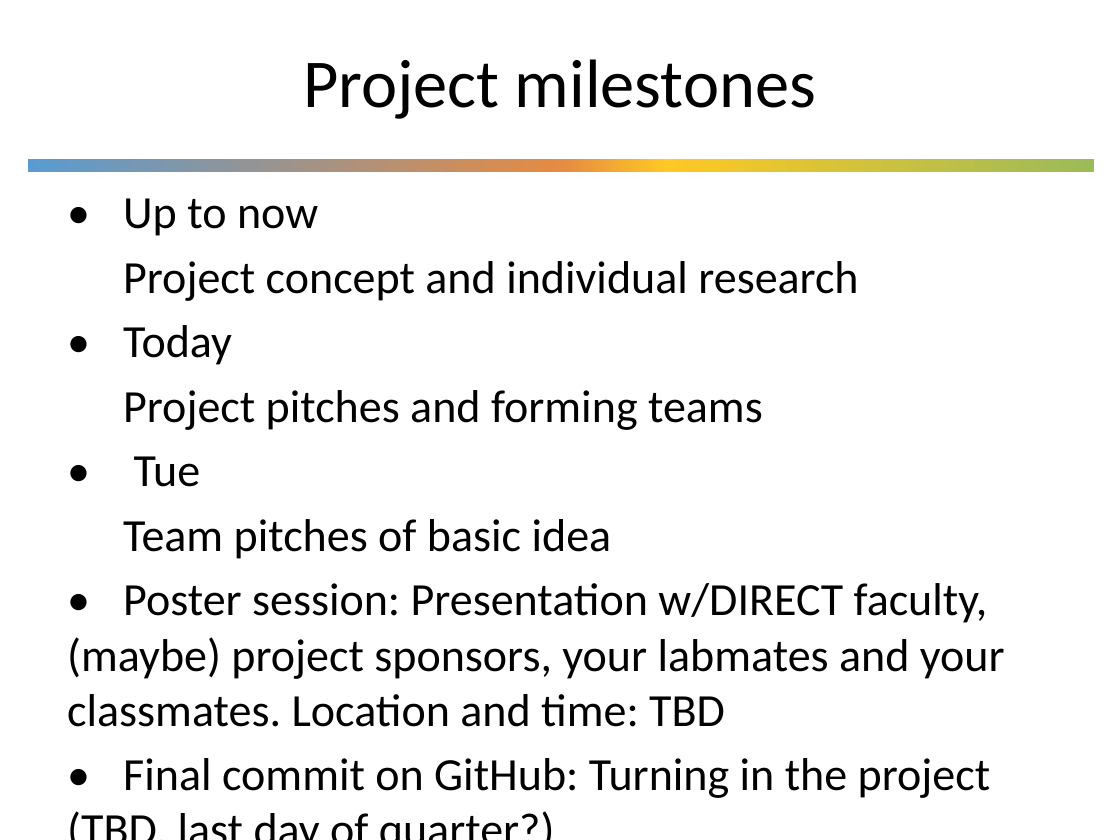
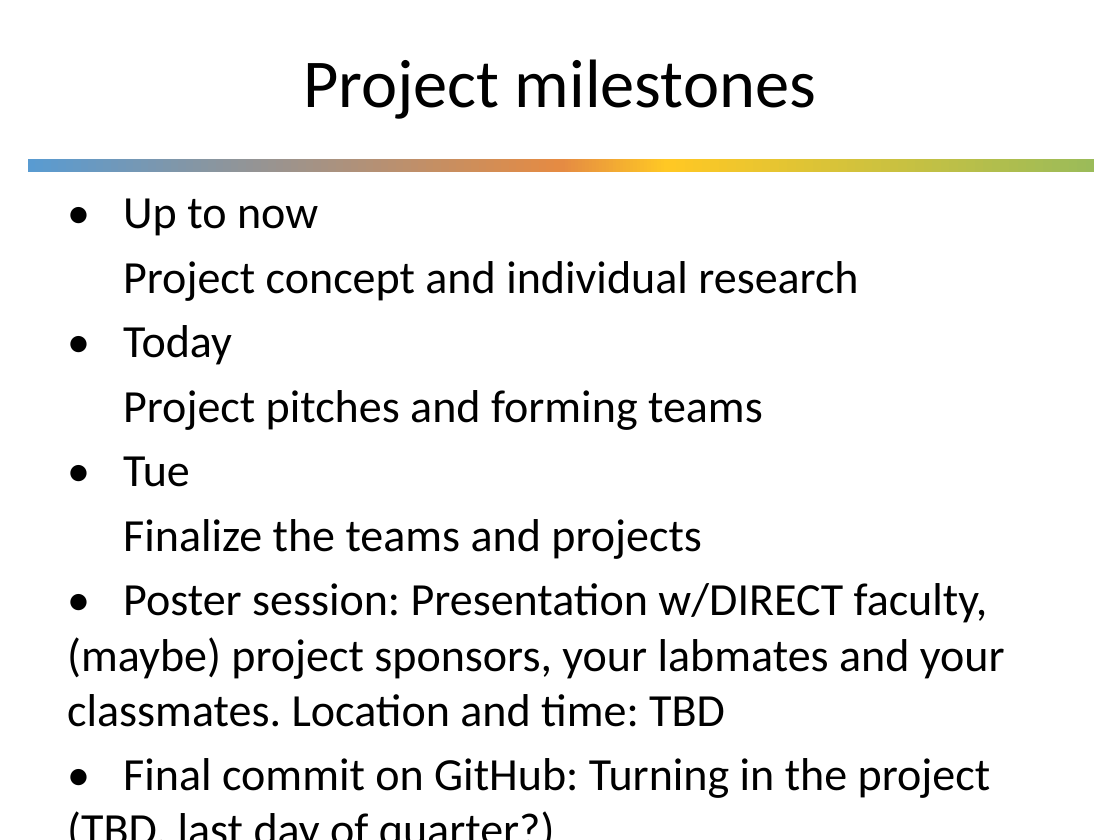
Before and after one commit to UWDIRECT/UWDIRECT.github.io, a slide deck: slide 3 of Wi19_content/Project_Overview.pptx. Drawn at 1120x840 pixels with LibreOffice and Linux fonts; fonts in the diff are those of the drawing; background and template pictures are left out. Boxes give left, top, right and bottom in pixels: in the first picture for what was removed or moved away, otherwise in the second. Text is boxed around its words. In the diff, an @@ line names an element or a change of style, - is before the commit and + after.

Commit message:
added overview slides for project

```diff
--- a/Wi19_content/Project_Overview.pptx
+++ b/Wi19_content/Project_Overview.pptx
@@ text at [123, 519, 702, 559]: text changed @@
-Team pitches of basic idea
+Finalize the teams and projects
```
Also in this commit, not shown: 2 other slides changed.
